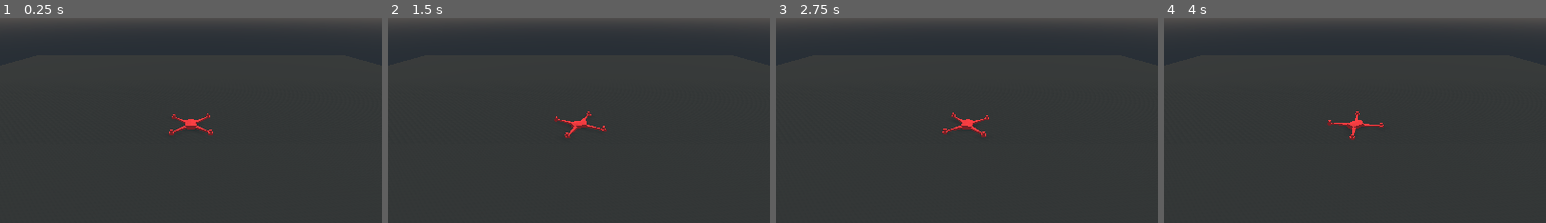
Above: before the commit, frames 1-4 (left to right).
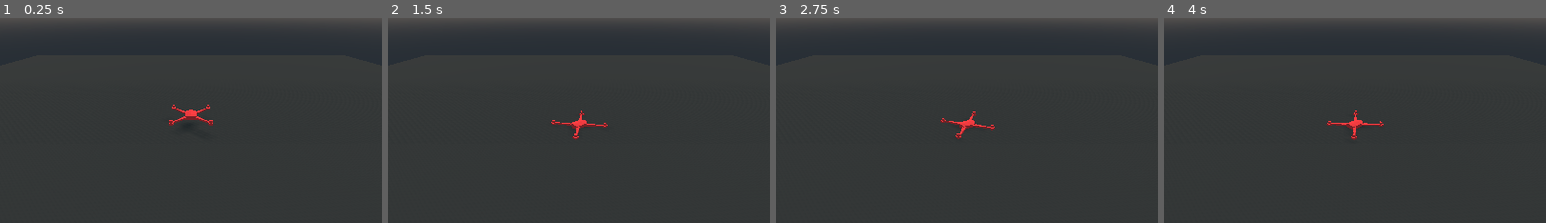
Above: after the commit, the same moments.

Repository: j4cobgarby/dronefleet
Game: Godot game, scene res://Main.tscn
The game is run twice, just before and just after one commit, with the same random seed, the same clock (stepped at 60 frames per second) and the same inputs.
Inputs:
- Up to frame 1 (0.25 s): no input
- Up to frame 2 (1.5 s): hold W 0.53-1.28 s; hold Q 0.53-1.28 s; tap Q at 1.35 s
- Up to frame 3 (2.75 s): hold W from 2.03 s (still down); hold Q from 2.03 s (still down)
- Up to frame 4 (4 s): release Q at 2.78 s; tap Q at 2.85 s; release W at 3.53 s; hold Q from 3.53 s (still down)
The pictures show only the part of the screen within x 25-75%, y 25-74%; the shares and areas given below are measured in that part.

The runs differ from the first frame. In frame 1, 0.7% of the frame differs, in the area x 44-56%, y 42-58%; in frame 2, 0.5%; in frame 3, 0.5%; in frame 4, 0.2%.

Commit message:
sim mostly working, needs tuning

Diff:
--- a/dronesim/Drone.gd
+++ b/dronesim/Drone.gd
@@ -6,7 +6,7 @@
 var sock = PacketPeerUDP.new()
 var registered = false
 var send_elapsed = 0
-var sensrate = 10
+var sensrate = 20
 
 # Linear acceleration
 var linacc
@@ -16,6 +16,7 @@
 # For calculating acceleration
 var v0 # prev velocity (x,y,z)
 var a0 # prev angular vel (around x,y,z)
+var acc_set = false
 
 var mots = [
 	0,0,
@@ -50,7 +51,7 @@
 	if Input.is_key_pressed(KEY_W):
 		print(self.translation)
 
-	if v0 and a0:
+	if acc_set:
 		linacc = (self.linear_velocity - v0) / delta
 		rotacc = (self.angular_velocity - a0) / delta
 
@@ -66,19 +67,25 @@
 			send_elapsed = 0
 	v0 = self.linear_velocity
 	a0 = self.angular_velocity
+	acc_set = true
 
+	var done = false
+	#print(sock.get_available_packet_count())
 	for i in range(sock.get_available_packet_count()):
 		var msg = sock.get_packet().get_string_from_ascii()
-		#print("From server: ", msg)
-		if msg[0] == 'M':
-			var val_strings = msg.right(1).split("/")
-			mots = []
-			for v in val_strings:
-				mots.append((max(min(float(v), 100),0)/100) * power)
+
+		if not done:
+			#print("From server: ", msg)
+			if msg[0] == 'M':
+				var val_strings = msg.right(1).split("/")
+				mots = []
+				for v in val_strings:
+					mots.append((max(min(float(v), 100),0)/100) * power)
+			done = true
 
 	var torque = 0
 	for i in range(4):
 		if mots[i] < 0: mots[i] = 0
-		torque += mots[i] * mot_dirs[i]
+		torque += mots[i] * mot_dirs[i] * 20
 		add_force_local(Vector3(0,mots[i],0), mot_offsets[i])
 	add_torque(Vector3(0,torque,0))
--- a/dronesim/Drone.tscn
+++ b/dronesim/Drone.tscn
@@ -4,7 +4,7 @@
 [ext_resource path="res://Drone.gd" type="Script" id=2]
 
 [sub_resource type="PhysicsMaterial" id=1]
-friction = 0.09
+friction = 0.0
 bounce = 0.1
 
 [sub_resource type="SpatialMaterial" id=2]
--- a/dronesim/Main.tscn
+++ b/dronesim/Main.tscn
@@ -3,7 +3,7 @@
 [ext_resource path="res://Drone.tscn" type="PackedScene" id=1]
 
 [sub_resource type="PhysicsMaterial" id=1]
-friction = 0.19
+friction = 0.0
 
 [sub_resource type="BoxShape" id=2]
 extents = Vector3( 100, 1, 100 )
@@ -33,7 +33,7 @@
 shadow_enabled = true
 
 [node name="Drone" parent="." instance=ExtResource( 1 )]
-transform = Transform( 1, 0, 0, 0, 1, 0, 0, 0, 1, 0, 1.79708, 0 )
+transform = Transform( 1, 0, 0, 0, 1, 0, 0, 0, 1, 0, 4.9214, 0 )
 
 [node name="Camera" type="Camera" parent="."]
 transform = Transform( -1, 3.26756e-08, -8.10867e-08, 0, 0.927523, 0.373765, 8.74228e-08, 0.373765, -0.927523, 0, 27.443, -51.5424 )
--- a/dronesim/project.godot
+++ b/dronesim/project.godot
@@ -18,46 +18,45 @@
 
 q={
 "deadzone": 0.5,
-"events": [ Object(InputEventKey,"resource_local_to_scene":false,"resource_name":"","device":0,"alt":false,"shift":false,"control":false,"meta":false,"command":false,"pressed":false,"scancode":81,"unicode":0,"echo":false,"script":null)
+"events": [ Object(InputEventKey,"resource_local_to_scene":false,"resource_name":"","device":0,"alt":false,"shift":false,"control":false,"meta":false,"command":false,"pressed":false,"scancode":81,"physical_scancode":0,"unicode":0,"echo":false,"script":null)
  ]
 }
 w={
 "deadzone": 0.5,
-"events": [ Object(InputEventKey,"resource_local_to_scene":false,"resource_name":"","device":0,"alt":false,"shift":false,"control":false,"meta":false,"command":false,"pressed":false,"scancode":87,"unicode":0,"echo":false,"script":null)
+"events": [ Object(InputEventKey,"resource_local_to_scene":false,"resource_name":"","device":0,"alt":false,"shift":false,"control":false,"meta":false,"command":false,"pressed":false,"scancode":87,"physical_scancode":0,"unicode":0,"echo":false,"script":null)
  ]
 }
 a={
 "deadzone": 0.5,
-"events": [ Object(InputEventKey,"resource_local_to_scene":false,"resource_name":"","device":0,"alt":false,"shift":false,"control":false,"meta":false,"command":false,"pressed":false,"scancode":65,"unicode":0,"echo":false,"script":null)
+"events": [ Object(InputEventKey,"resource_local_to_scene":false,"resource_name":"","device":0,"alt":false,"shift":false,"control":false,"meta":false,"command":false,"pressed":false,"scancode":65,"physical_scancode":0,"unicode":0,"echo":false,"script":null)
  ]
 }
 s={
 "deadzone": 0.5,
-"events": [ Object(InputEventKey,"resource_local_to_scene":false,"resource_name":"","device":0,"alt":false,"shift":false,"control":false,"meta":false,"command":false,"pressed":false,"scancode":83,"unicode":0,"echo":false,"script":null)
+"events": [ Object(InputEventKey,"resource_local_to_scene":false,"resource_name":"","device":0,"alt":false,"shift":false,"control":false,"meta":false,"command":false,"pressed":false,"scancode":83,"physical_scancode":0,"unicode":0,"echo":false,"script":null)
  ]
 }
 d={
 "deadzone": 0.5,
-"events": [ Object(InputEventKey,"resource_local_to_scene":false,"resource_name":"","device":0,"alt":false,"shift":false,"control":false,"meta":false,"command":false,"pressed":false,"scancode":68,"unicode":0,"echo":false,"script":null)
+"events": [ Object(InputEventKey,"resource_local_to_scene":false,"resource_name":"","device":0,"alt":false,"shift":false,"control":false,"meta":false,"command":false,"pressed":false,"scancode":68,"physical_scancode":0,"unicode":0,"echo":false,"script":null)
  ]
 }
 e={
 "deadzone": 0.5,
-"events": [ Object(InputEventKey,"resource_local_to_scene":false,"resource_name":"","device":0,"alt":false,"shift":false,"control":false,"meta":false,"command":false,"pressed":false,"scancode":69,"unicode":0,"echo":false,"script":null)
+"events": [ Object(InputEventKey,"resource_local_to_scene":false,"resource_name":"","device":0,"alt":false,"shift":false,"control":false,"meta":false,"command":false,"pressed":false,"scancode":69,"physical_scancode":0,"unicode":0,"echo":false,"script":null)
  ]
 }
 up={
 "deadzone": 0.5,
-"events": [ Object(InputEventKey,"resource_local_to_scene":false,"resource_name":"","device":0,"alt":false,"shift":false,"control":false,"meta":false,"command":false,"pressed":false,"scancode":16777232,"unicode":0,"echo":false,"script":null)
+"events": [ Object(InputEventKey,"resource_local_to_scene":false,"resource_name":"","device":0,"alt":false,"shift":false,"control":false,"meta":false,"command":false,"pressed":false,"scancode":16777232,"physical_scancode":0,"unicode":0,"echo":false,"script":null)
  ]
 }
 
 [physics]
 
+common/physics_fps=120
 common/enable_pause_aware_picking=true
 3d/physics_engine="Bullet"
-3d/default_linear_damp=0.5
-3d/default_angular_damp=0.5
 
 [rendering]
 
Not shown, added: dronesim/pid_log.txt
Not shown, changed: dronesim/protocol.txt
Not shown, added: dronesim/things to write about.txt
Not shown, changed: dronesim/drone.py
Not shown, changed: dronesim/server.py
